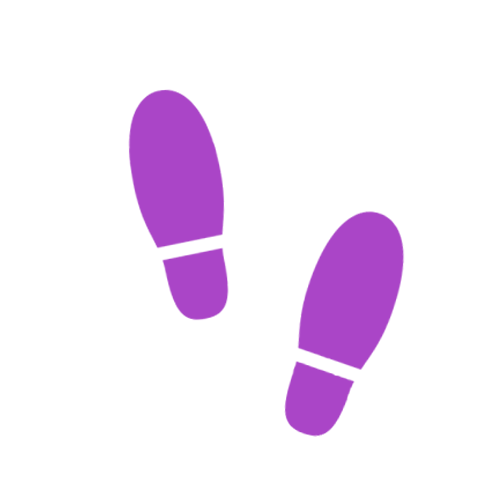
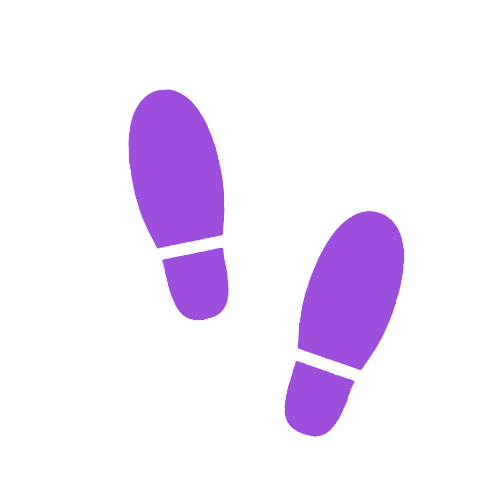
Before/after of a 500px x 500px layered artwork. What changed in the layer stack:
painted on "Calque 3" over (128, 89, 405, 437)
